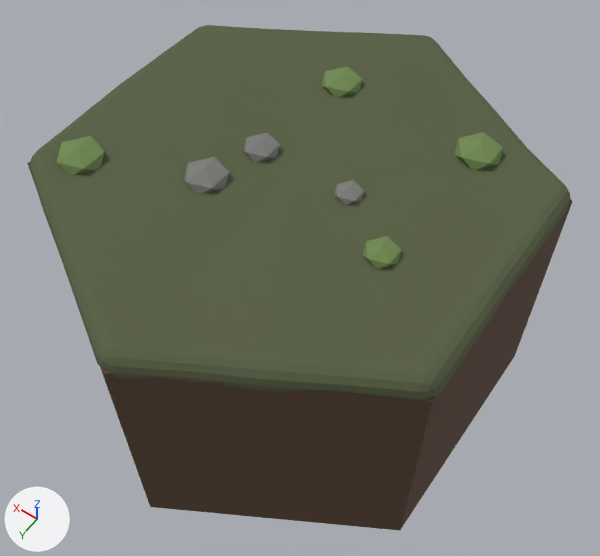
An edit to the Blender file bramblecrown/source-art/hex_peat.blend, drawn before and after from the same camera.
One viewpoint serves both versions: a 50 mm lens placed at (-1.24, 1.7, 2.14), pointed at (-0.05, 0.03, -0.49). Arrows for +X, +Y and +Z are at lower left; the lights stay in place. The picture after the commit comes second.

In view in the first picture: 'hex_peat'.
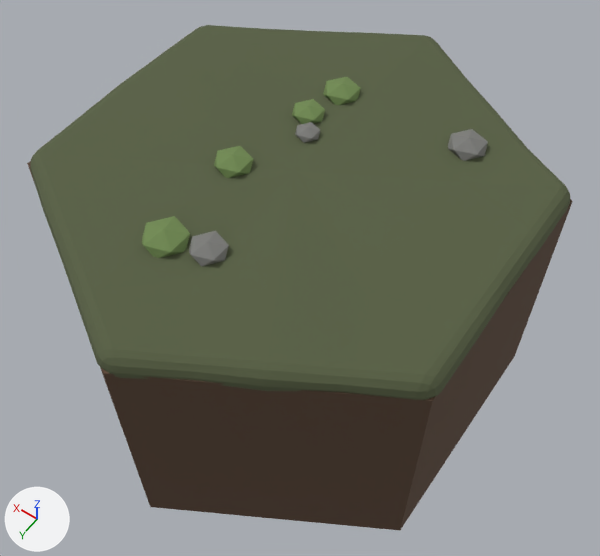
Changed parts and their boxes [x1, y1, x2, y2] in the pictures (600 x 556 px; the box of a moved part takes in the faces that stretch with it):
part 1 of me_body, moved or reshaped
    before: [334, 180, 364, 205]
    after: [448, 129, 488, 161]
part 2 of me_body, moved or reshaped
    before: [363, 236, 401, 269]
    after: [292, 99, 325, 124]
part 3 of me_body, moved or reshaped
    before: [57, 136, 104, 175]
    after: [323, 77, 361, 105]
part 4 of me_body, moved or reshaped
    before: [184, 157, 229, 194]
    after: [189, 231, 229, 267]
part 5 of me_body, moved or reshaped
    before: [455, 132, 503, 170]
    after: [214, 146, 253, 178]
part 6 of me_body, moved or reshaped
    before: [322, 67, 362, 97]
    after: [142, 216, 190, 258]
part 7 of me_body, moved or reshaped
    before: [244, 133, 280, 163]
    after: [295, 122, 320, 143]

The edits, one by one:
me_body has 2402 vertices, 2452 faces and spans x -0.85..0.85, y -0.98..0.98, z -1.0..0.11.
me_body is used by ob_hex_peat; location (0.0, 0.0, 0.0).
me_body part 1: the loose piece of 12 vertices spanning x -0.27..-0.17, y -0.06..0.04, z 0.04..0.1 is scaled about its middle by 1.39, then moved by (-0.22, -0.45, 0.0).
me_body part 2: the loose piece of 12 vertices spanning x -0.52..-0.39, y 0.09..0.21, z 0.04..0.1 is moved by (0.59, -0.42, 0.0).
me_body part 3: the loose piece of 12 vertices spanning x 0.57..0.74, y 0.31..0.48, z 0.03..0.11 is scaled about its middle by 0.813, then moved by (-0.56, -0.84, 0.0).
me_body part 4: the loose piece of 12 vertices spanning x 0.15..0.31, y 0.13..0.29, z 0.03..0.11 is scaled about its middle by 0.82, then moved by (-0.22, 0.25, 0.0).
me_body part 5: the loose piece of 12 vertices spanning x -0.57..-0.4, y -0.53..-0.37, z 0.03..0.11 is scaled about its middle by 0.838, then moved by (0.68, 0.55, 0.0).
me_body part 6: the loose piece of 12 vertices spanning x 0.05..0.2, y -0.56..-0.41, z 0.03..0.11 is moved by (0.03, 0.99, 0.0).
me_body part 7: the loose piece of 12 vertices spanning x 0.09..0.22, y -0.08..0.05, z 0.04..0.1 is scaled about its middle by 0.699, then moved by (-0.09, -0.16, 0.0).
